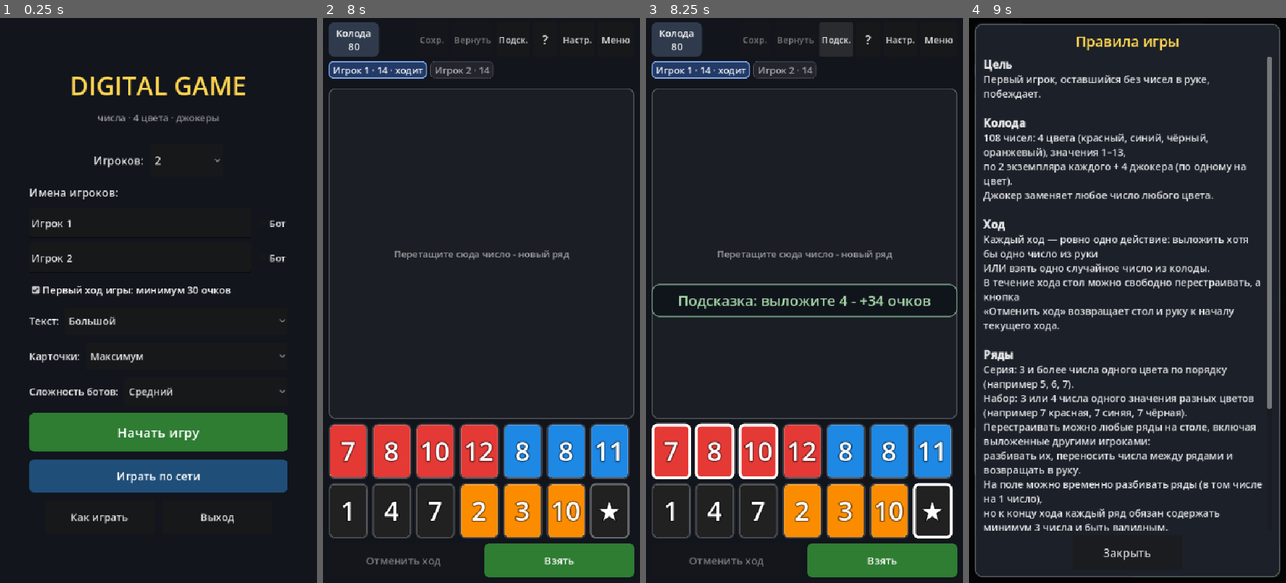
Above: before the commit, frames 1-4 (left to right).
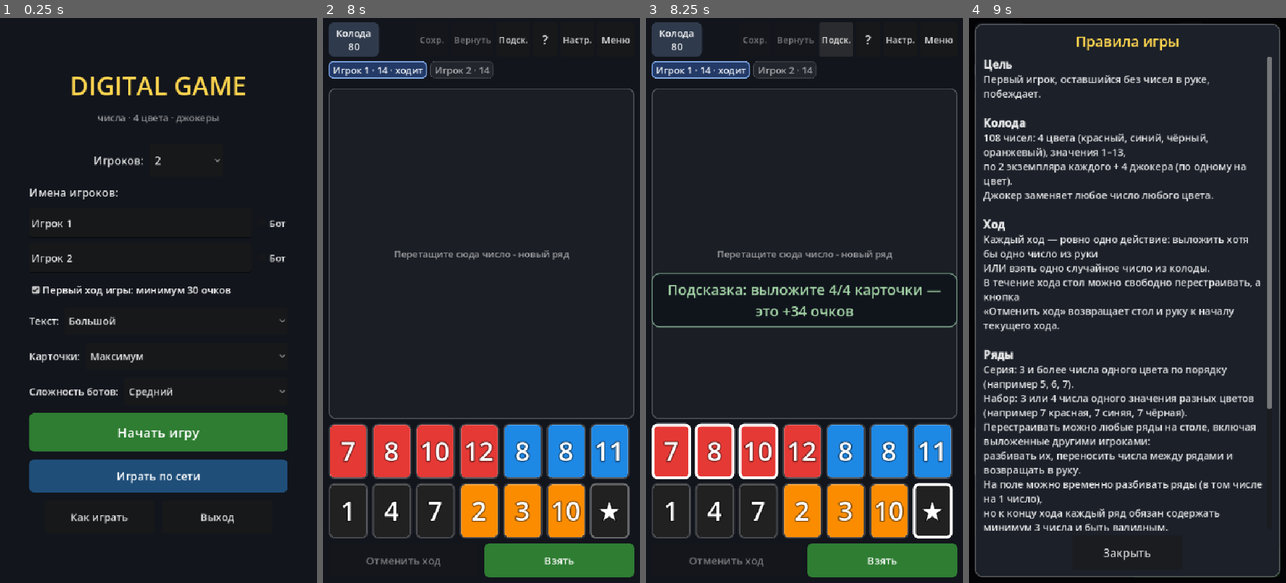
Above: after the commit, the same moments.

Repository: victor-osipov-dev/digital_game
Game: Godot game, scene res://scenes/main_menu.tscn
Same seed, same stepped clock (60 frames per second), same inputs: the game is played once before the commit and once after it.
Inputs:
- Up to frame 1 (0.25 s): no input
- Up to frame 2 (8 s): click "Начать игру" at 0.5 s; click "Подск." at 1.25 s; click "Колода 80" at 2 s; click "?" at 2.75 s; click "Настр." at 3.5 s; click "Меню" at 4.25 s; click "Взять" at 5 s; click "Готов(-а)" at 5.75 s; click "Колода 80" at 6.5 s; click "Отмена" at 7.25 s
- Up to frame 3 (8.25 s): click "Подск." at 8 s
- Up to frame 4 (9 s): click "?" at 8.75 s

Frames 1-2 are identical in both runs. In frame 3, 2.9% of the frame differs, in the area x 1-99%, y 45-55%; in frame 4, less than 0.1%.

Commit message:
Поле: перетаскивание карточки не конфликтует со скроллом; подсказка тапом скрывается и считает карточки

Diff:
--- a/scripts/ui/game.gd
+++ b/scripts/ui/game.gd
@@ -54,6 +54,7 @@
 var _slot_grace_until: int = 0
 var _pan_pressed: bool = false
 var _pan_pos: Vector2 = Vector2.ZERO
+var _pan_press_on_tile: bool = false
 
 # --- сетевой режим -------------------------------------------------------
 #
@@ -225,7 +226,8 @@
 	tsb.content_margin_top = 12.0
 	tsb.content_margin_bottom = 12.0
 	toast_panel.add_theme_stylebox_override("panel", tsb)
-	toast_panel.mouse_filter = Control.MOUSE_FILTER_IGNORE
+	toast_panel.mouse_filter = Control.MOUSE_FILTER_STOP
+	toast_panel.gui_input.connect(_on_toast_input)
 	toast_center.add_child(toast_panel)
 	toast_panel.visible = false
 	_toast_panel = toast_panel
@@ -1123,7 +1125,9 @@
 	var action := String(plan.get("action", ""))
 	if action == "place":
 		_hint_ids = (plan.get("tiles", []) as Array).duplicate()
-		toast("Подсказка: выложите %d - +%d очков" % [_hint_ids.size(), int(plan.get("points", 0))], false)
+		toast("Подсказка: выложите %d/%d %s — это +%d очков" % [
+			_hint_ids.size(), _hint_available(_hint_ids), _card_word(_hint_ids.size()),
+			int(plan.get("points", 0))], false)
 	elif action == "draw":
 		toast("Подсказка: возьмите число из колоды", false)
 	elif action == "skip":
@@ -1146,6 +1150,11 @@
 	_slot_hover_pos = -1
 	_slot_hover_time = 0
 	_slot_grace_until = 0
+	# Пока тянем карточку, стол не должен сам ловить touch-скролл:
+	# ScrollContainer перехватывает жест в щели между плитками, карточка
+	# отстаёт от пальца, а ряды начинают уезжать. Своё листание по краям
+	# экрана во время перетаскивания по-прежнему делает _auto_scroll_drag.
+	_set_drag_scroll_locked(true)
 
 func _end_drag() -> void:
 	if _drag_view != null and is_instance_valid(_drag_view):
@@ -1155,6 +1164,15 @@
 	_slot_hover_time = 0
 	_slot_grace_until = 0
 	_clear_row_slots()
+	_set_drag_scroll_locked(false)
+	_pan_pressed = false
+	_pan_press_on_tile = false
+
+func _set_drag_scroll_locked(locked: bool) -> void:
+	if table_scroll == null:
+		return
+	table_scroll.mouse_filter = (
+		Control.MOUSE_FILTER_IGNORE if locked else Control.MOUSE_FILTER_STOP)
 
 func _update_row_slot_hover() -> void:
 	if state == null or state.finished:
@@ -1395,6 +1413,7 @@
 	_slot_hover_time = 0
 	_slot_grace_until = 0
 	_clear_row_slots()
+	_set_drag_scroll_locked(false)
 	_update_chips()
 	_update_table()
 	_update_hand()
@@ -1537,9 +1556,15 @@
 			# уже известна (событие мыши обновляет её после обработки).
 			_pan_pressed = false
 			_pan_pos = get_global_mouse_position()
+			# Касание по карточке принадлежит перетаскиванию: пан не должен
+			# отнимать жест, даже если при быстром рывке палец сразу ушёл
+			# в щель между рядами (drag-данные создаются чуть позже — этим
+			# же событием движения, в GUI).
+			_pan_press_on_tile = _point_on_tile(_pan_pos)
 		else:
 			_pan_scroll(get_global_mouse_position() - _pan_pos)
 			_pan_pressed = false
+			_pan_press_on_tile = false
 	elif event is InputEventMouseMotion:
 		var mm := event as InputEventMouseMotion
 		if (mm.button_mask & MOUSE_BUTTON_MASK_LEFT) == 0:
@@ -1548,6 +1573,8 @@
 			return
 		if not _pan_pressed:
 			_pan_pos = get_global_mouse_position()
+			if _pan_press_on_tile:
+				return
 			_pan_pressed = _can_pan_table(_pan_pos)
 			return
 		_pan_scroll(get_global_mouse_position() - _pan_pos)
@@ -1566,6 +1593,8 @@
 ## Листать можно в любом месте стола, кроме самих карточек: с карточки
 ## жест принадлежит перетаскиванию.
 func _can_pan_table(p: Vector2) -> bool:
+	if _drag_view != null:
+		return false
 	if table_scroll == null or not table_scroll.is_visible_in_tree():
 		return false
 	if _modal_open():
@@ -1582,6 +1611,24 @@
 				return false
 	return true
 
+## Точка над карточкой (ряд или рука): с такого касания жест принадлежит
+## перетаскиванию, а не листанию стола.
+func _point_on_tile(p: Vector2) -> bool:
+	for block in row_blocks:
+		var row := block as RowBlock
+		if row == null or row.flow == null or not row.is_visible_in_tree():
+			continue
+		for view in row.flow.tile_views:
+			var t := view as TileView
+			if t != null and t.get_global_rect().has_point(p):
+				return true
+	if hand_flow != null:
+		for view in hand_flow.tile_views:
+			var t := view as TileView
+			if t != null and t.get_global_rect().has_point(p):
+				return true
+	return false
+
 ## Модальные экраны лежат поверх стола: жест по ним партию листать не должен.
 func _modal_open() -> bool:
 	if draw_dialog != null and draw_dialog.visible:
@@ -1609,6 +1656,46 @@
 	toast_tween = create_tween()
 	toast_tween.tween_interval(2.6)
 	toast_tween.tween_property(_toast_panel, "modulate:a", 0.0, 0.5)
-	toast_tween.tween_callback(func():
-		toast_label.visible = false
-		_toast_panel.visible = false)
+	toast_tween.tween_callback(_hide_toast)
+
+func _hide_toast() -> void:
+	if toast_tween != null and toast_tween.is_running():
+		toast_tween.kill()
+	toast_label.visible = false
+	_toast_panel.visible = false
+
+func _on_toast_input(event: InputEvent) -> void:
+	if event is InputEventMouseButton and event.pressed:
+		_hide_toast()
+
+## Сколько всего таких карточек в руке (тот же цвет и номинал, джокеры — вместе):
+## подсказка «выложите 1/5 карточку» читается понятнее, чем простое число.
+func _hint_available(ids: Array) -> int:
+	var n := ids.size()
+	if n == 0 or state == null:
+		return n
+	var ref: Tile = null
+	for t in state.hand():
+		if (t as Tile).id == int(ids[0]):
+			ref = t
+			break
+	if ref == null:
+		return n
+	var total := 0
+	for t in state.hand():
+		var t2: Tile = t
+		if t2.is_joker or ref.is_joker:
+			if t2.is_joker == ref.is_joker:
+				total += 1
+		elif t2.color == ref.color and t2.value == ref.value:
+			total += 1
+	return maxi(total, n)
+
+func _card_word(count: int) -> String:
+	var d := count % 10
+	var h := count % 100
+	if d == 1 and h != 11:
+		return "карточку"
+	if d >= 2 and d <= 4 and not (h >= 12 and h <= 14):
+		return "карточки"
+	return "карточек"
